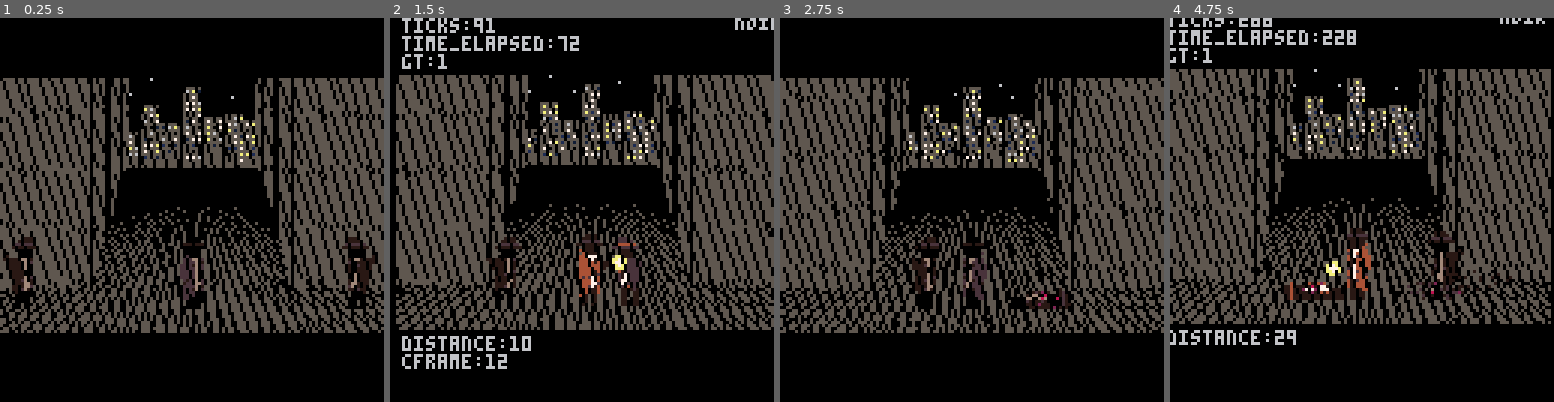
Above: before the commit, frames 1-4 (left to right).
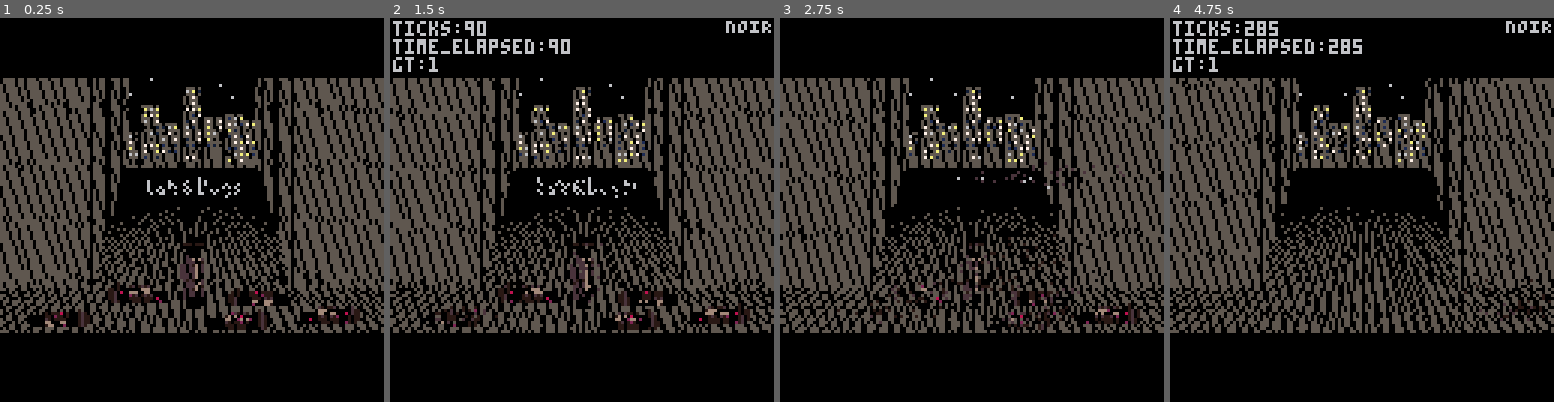
Above: after the commit, the same moments.

Repository: SneerfulArk/noir
Game: PICO-8 cartridge noir.p8
Same seed, same stepped clock (60 frames per second), same inputs: the game is played once before the commit and once after it.
Inputs:
- Up to frame 1 (0.25 s): no input
- Up to frame 2 (1.5 s): tap X (X key) at 0.33, 1.07 s; tap O (Z key) at 0.7 s
- Up to frame 3 (2.75 s): tap O (Z key) at 1.7, 2.1, 2.5 s; tap X (X key) at 1.85 s
- Up to frame 4 (4.75 s): tap O (Z key) every 0.4 s from 2.9 to 4.5 s; tap X (X key) at 2.97, 4.08 s

The runs differ from the first frame. In frame 1, 13% of the frame differs, in the area x 0-100%, y 15-83%; in frame 2, 34%; in frame 3, 20%; in frame 4, 36%, in the area x 0-100%, y 0-86%.

Commit message:
v0.35.0
Added
- State: "transition" state for moving between the "menu" and "play" states smoothly.
- Title: "Cats & Dogs" sprite for the titlescreen. Implemented as a corpse to disintegrate alongside the player character before transitioning to the "play" state.
Changed
- Corpses: When all pixels in a corpse table are gone, the corpse will be deleted to clear space.

Diff:
--- a/noir.p8
+++ b/noir.p8
@@ -37,8 +37,11 @@
     punch = {8,8,10,10,10,10,10}
 
     function _init()
-        game = "play"
+        game = "menu"
         debug = false
+        menu_delay = 30000
+        menu_time = 0
+        transition_t = 0
         --sfx(3)
         init_clock()
         init_bg()
@@ -54,6 +57,12 @@
         --state
         if game == "menu" then
             update_menu()
+        elseif game == "transition" then
+            update_menu()
+            menu_time+=1
+            if menu_time >= 90 and #corpses == 0 then
+                game = "play"
+            end
         elseif game == "play" then
             update_play()
         end
@@ -66,6 +75,8 @@
 
         --state
         if game == "menu" then
+            draw_menu()
+        elseif game == "transition" then
             draw_menu()
         elseif game == "play" then
             draw_play()
@@ -259,6 +270,13 @@
     function update_corpses()
         if #corpses > 0 then
             for corpse in all(corpses) do
+                if #corpse.pixels == 0 then
+                    del(corpses,corpse)
+                end
+                if game == "transition" and transition_t <2 then
+                    corpse.delay=60
+                    transition_t+=1
+                end
                 corpse.delay -= gt
                 if corpse.delay <= 0 then
                     if #corpse.list > 0 then
@@ -280,7 +298,7 @@
                         p.y -= p.vy*gt
                         p.life -= gt
                         --randomized dust colour
-                        if life >= 75 and p.clr != 14 and p.clr != 8 then
+                        if life >= 75 and p.clr != 14 and p.clr != 8 and p.clr != 6 then
                             if rnd_clr == 1 then
                                 p.clr = 4
                             elseif rnd_clr == 2 then
@@ -302,6 +320,12 @@
                         if life == 75 and p.clr == 14 then
                             p.clr = 8
                         end
+                        if life == 40 and p.clr == 6 then
+                            p.clr = 4
+                        end
+                        if life == 25 and p.clr == 5 then
+                            p.clr = 2
+                        end
                         --dust deletion
                         if life <= 0 then
                             del(corpse.pixels,p)
@@ -777,7 +801,9 @@
             end
         end
         if #corpses <= 0 and game == "menu" then
-            corpse = make_corpse(60,plr.y,1,3,0,9,24,330)
+            corpse = make_corpse(49,73,1,96,121,31,7,30000)
+            add(corpses,corpse)
+            corpse = make_corpse(60,plr.y,1,3,0,9,24,30000)
             add(corpses,corpse)
             corpse = make_corpse(10,plr.y+23,1,52,121,20,7,60)
             add(corpses,corpse)
@@ -1076,7 +1102,10 @@
         update_bg()
         update_corpses()
         update_vfx()
-        if btn(5) then game = "play" end
+        if btnp(5) then
+            sfx(2)
+            game = "transition"
+        end
     end
 
     function draw_menu()
@@ -1247,15 +1276,16 @@
 33330030033333333003300333330030033333333330030033333333333300300333333333330033003333333333003003333333333300300033333333333333
 33330030033333333003300333330030033333333330030033333333333300300333333333330033003333333333003003333333333300300333333333333333
 33333333333333333333333333333333333333333333333333333333333333333333333333333333333333333333333333333333333333333333333333333333
-33333333333333333333233333333333333333333333233333333333333333333333333333333333333333333333233333333333333333333333333333333333
-33333333334242242333243333333333334842242333243333333333333333333333233333333333334242842333243333333333333333333333333333333333
-3333333332fff800000024223333333332fff0e00000242233333333322222e2200024233333333332fff00e0000242233333333333333333333333333333333
-333300000fff00fff00e2422333300000fff08fff8002422333300000222822220002422333300000fff0feff00e242233333333333333333333333333333333
-3333000004242242800024223333000004242282200024223333000004242222200024223333000004242242e000242233333333333333333333333333333333
-3333000e0222222220002422333300000222222220002422333300000fff00fff000242233330000022228222000242233333333333333333333333333333333
-3333008000222222200824233333000000222222200024233333000002ff00080000242333330000002222222080242333333333333333333333333333333333
-…(5 lines of a section not shown)…
+33333333333333333333233333333333333333333333233333333333333333333333333333333333333333333333233336333333333333333663333333333333
+33333333334242242333243333333333334842242333243333333333333333333333233333333333334242842333243363333336333336633636333333333333
+3333333332fff800000024223333333332fff0e00000242233333333322222e2200024233333333332fff00e0000242263333366636363633636333333633363
+333300000fff00fff00e2422333300000fff08fff8002422333300000222822220002422333300000fff0feff00e242263336336363336333636336336363633
+3333000004242242800024223333000004242282200024223333000004242222200024223333000004242242e000242263363636336363633636363633633363
+3333000e0222222220002422333300000222222220002422333300000fff00fff000242233330000022228222000242236336636363336363663336333363633
+3333008000222222200824233333000000222222200024233333000002ff00080000242333330000002222222080242333333333333333333333333333633333
+…(6 lines of a section not shown)…
Not shown, changed: the sound effects (__sfx__) section of noir.p8
